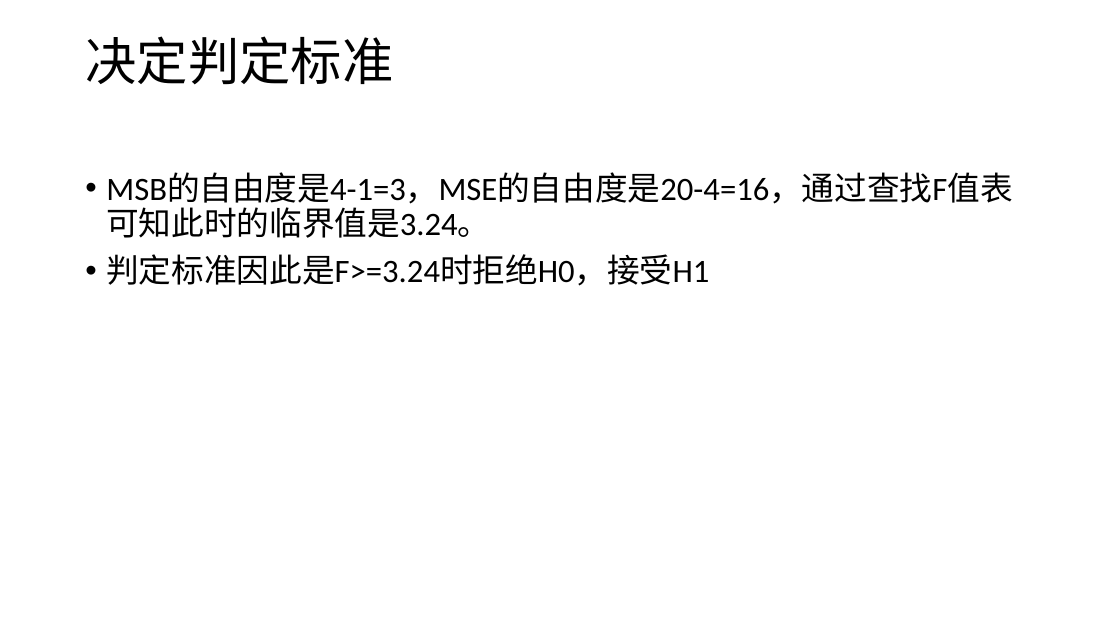
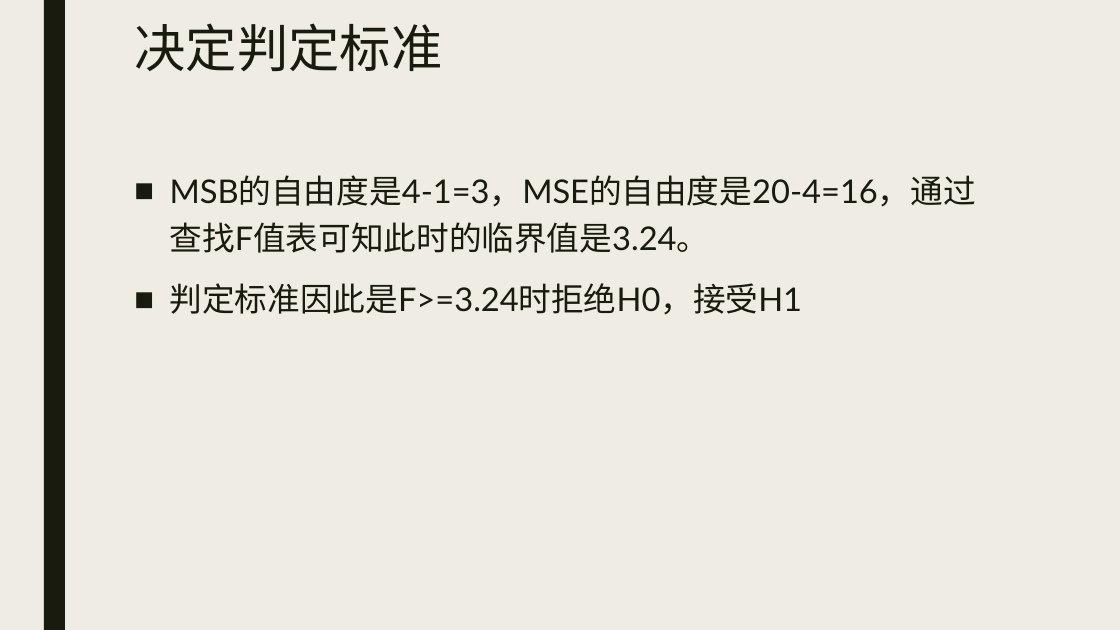
Before and after one commit to beneon/medstat, a slide deck: slide 14 of lect-5/anova.pptx. Drawn at 1120x630 pixels with LibreOffice and Linux fonts; fonts in the diff are those of the drawing. Boxes give left, top, right and bottom in pixels: in the first picture for what was removed or moved away, otherwise in the second. Text is boxed around its words. In the diff, an @@ line names an element or a change of style, - is before the commit and + after.

```diff
--- a/lect-5/anova.pptx
+++ b/lect-5/anova.pptx
@@ background #FFFFFF to #EFEDE3 @@
@@ rectangle added at [44, 0, 65, 630], fill #191B0E @@
@@ title "决定判定标准": place and size @@
-title "决定判定标准" at [85, 36, 393, 85]
+title "决定判定标准" at [134, 23, 442, 71]
@@ title "决定判定标准" at [134, 23, 442, 71]: font Calibri to Lato, text colour #000000 to #191B0E; line spacing 0.9 to 0.89; vertical alignment middle to top @@
@@ text "MSB的自由度是4-1=3，MSE的自由度是20-4=16，通过查找F值表可知此时的临界值是3.24。": place and size @@
-text "MSB的自由度是4-1=3，MSE的自由度是20-4=16，通过查找F值表可知此时的临界值是3.24。" at [106, 173, 1012, 286]
+text "MSB的自由度是4-1=3，MSE的自由度是20-4=16，通过查找F值表可知此时的临界值是3.24。" at [170, 175, 976, 315]
@@ text "MSB的自由度是4-1=3，MSE的自由度是20-4=16，通过查找F值表可知此时的临界值是3.24。" at [170, 175, 976, 315]: font Calibri to Lato, text colour #000000 to #191B0E; bullet • to ■; line spacing 0.9 to 1.2; more space between paragraphs @@
```
Also in this commit, not shown: 34 other slides changed, 5 slides added, 1 slide removed, 3 other files.
